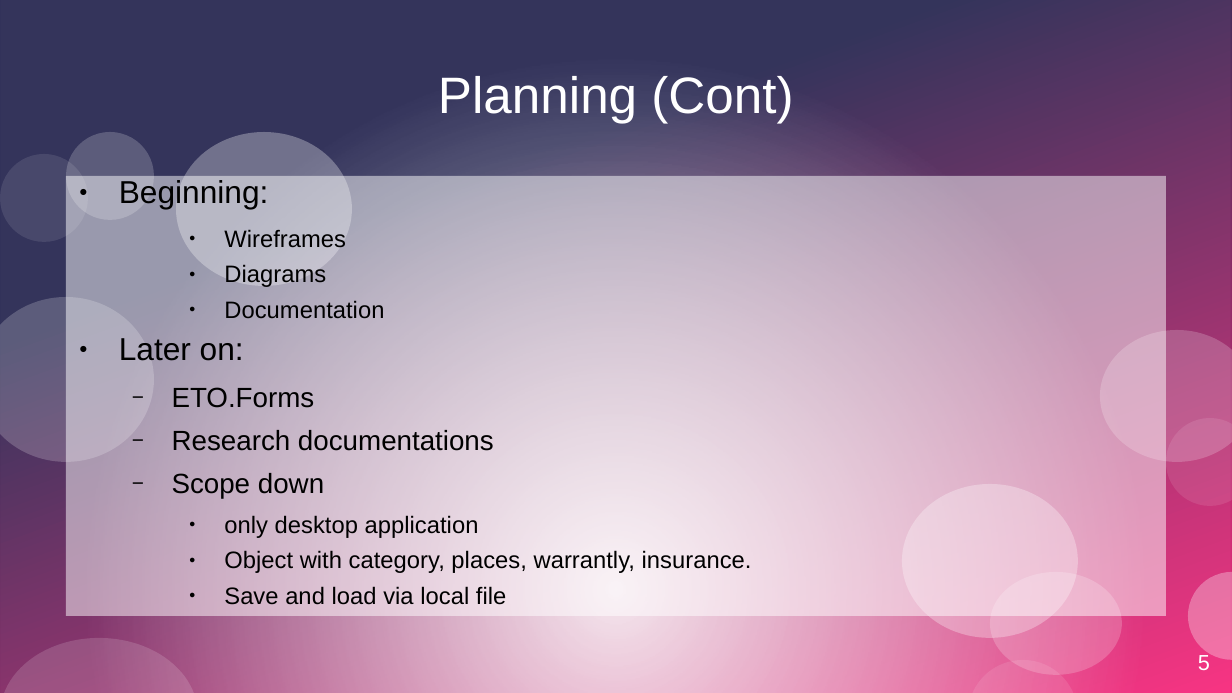
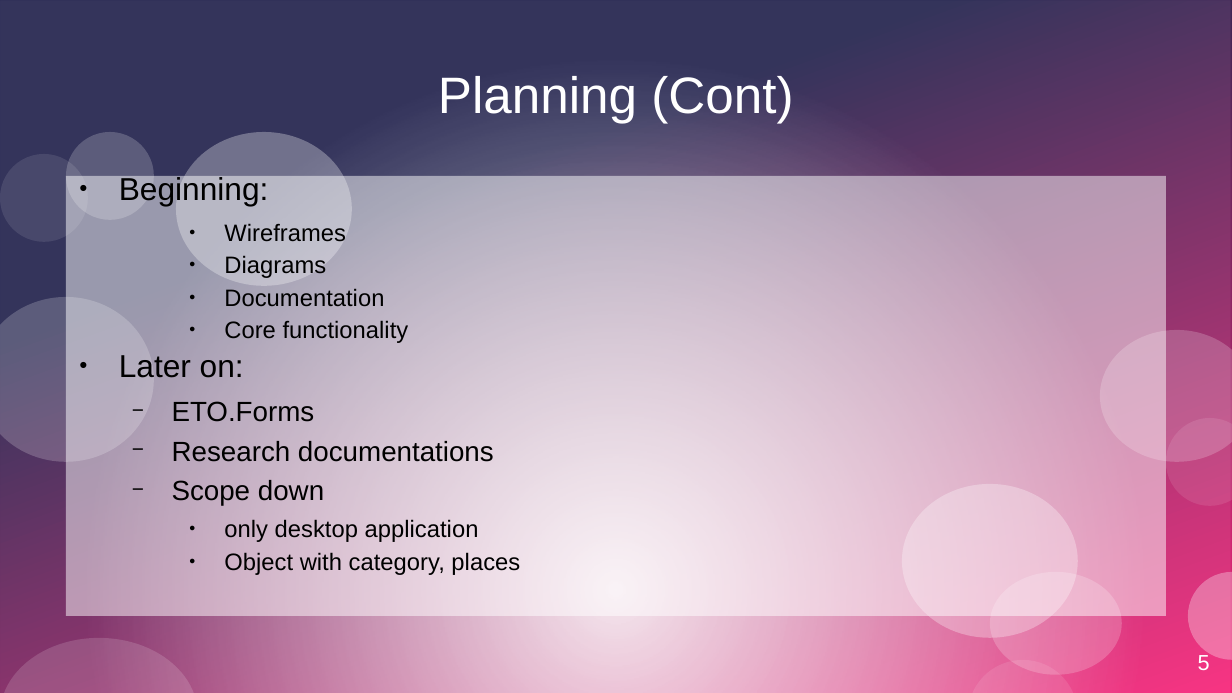
Before and after one commit to MagShadowLight/InventoryManager, a slide deck: slide 5 of Presentation/Capstone-Presentation.pptx. Drawn at 1232x693 pixels with LibreOffice and Linux fonts; fonts in the diff are those of the drawing; background and template pictures are left out; a plain dark background stands for a picture behind light text. Boxes give left, top, right and bottom in pixels: in the first picture for what was removed or moved away, otherwise in the second. Text is boxed around its words. In the diff, an @@ line names an element or a change of style, - is before the commit and + after.

```diff
--- a/Presentation/Capstone-Presentation.pptx
+++ b/Presentation/Capstone-Presentation.pptx
@@ text at box(119, 175, 494, 542): line spacing 0.9 to 0.8 @@
@@ text at box(224, 320, 409, 343): paragraph added @@
+    ● Core functionality
@@ text at box(224, 552, 520, 575): text changed @@
-    ● Object with category, places, warrantly, insurance.
-    ● Save and load via local file
+    ● Object with category, places
```
Also in this commit, not shown: 2 other slides changed, 1 other file.
